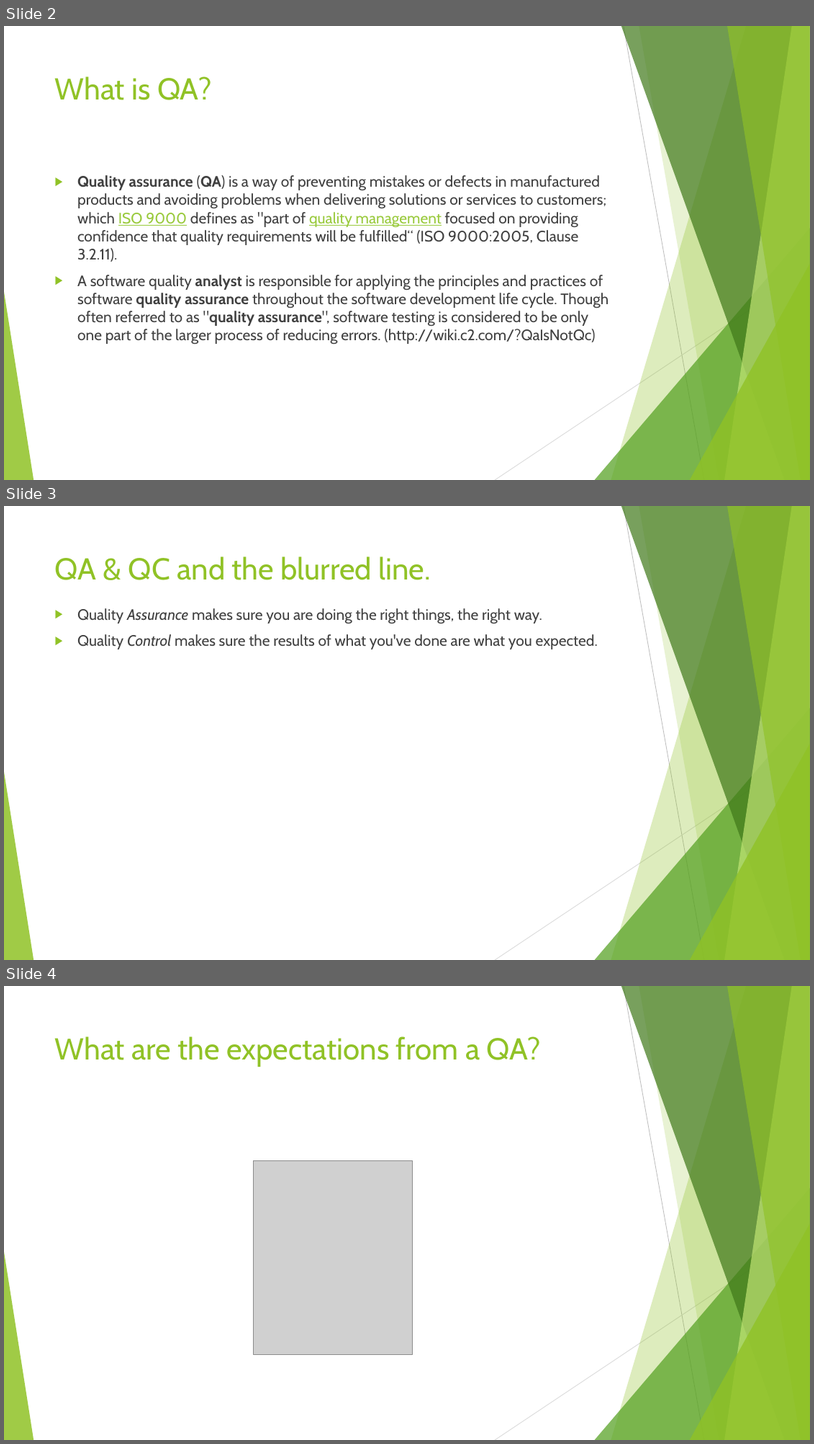
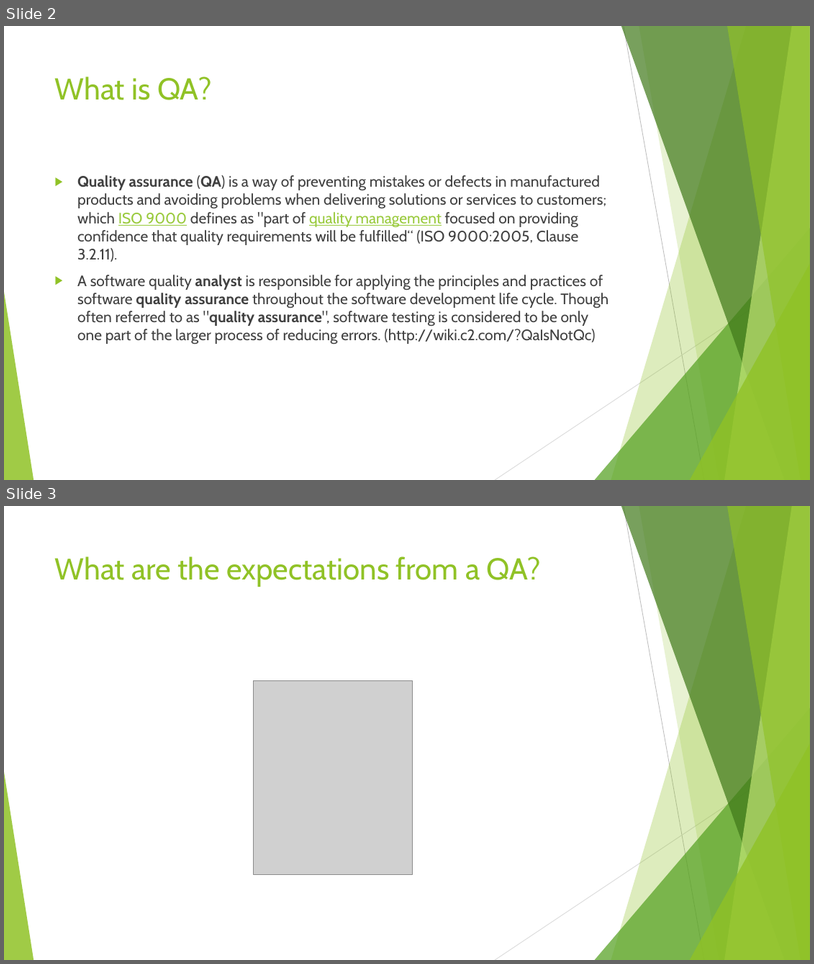
Before and after one commit to Pratik4652/Doc, a slide deck: QA class/What makes a Good QA.pptx. Shown one above the other, each under a label of ours: slides 2, 3 and 4 before the commit, slides 2 and 3 after it. The pictures are 814x1444 and 814x964 pixels, drawn with LibreOffice and Linux fonts; fonts in the diff are those of the drawing; grey boxes stand for pictures. Boxes give left, top, right and bottom in pixels: in the first picture for what was removed or moved away, otherwise in the second. Text is boxed around its words. In the diff, an @@ line names an element or a change of style, - is before the commit and + after.

```diff
--- a/QA class/What makes a Good QA.pptx
+++ b/QA class/What makes a Good QA.pptx
@@ slide 3 removed at (4,506,810,960), background #FFFFFF; not listed: 10 template elements that a slide beside it also shows @@
@@ title removed at (55,556,430,580) @@
-QA & QC and the blurred line.
@@ text removed at (77,608,598,649) @@
-▶ Quality Assurance makes sure you are doing the right things, the right way.
-▶ Quality Control makes sure the results of what you've done are what you expected.
@@ what was slide 4 is now slide 3 @@
```
Also in this commit, not shown: 4 other files.
